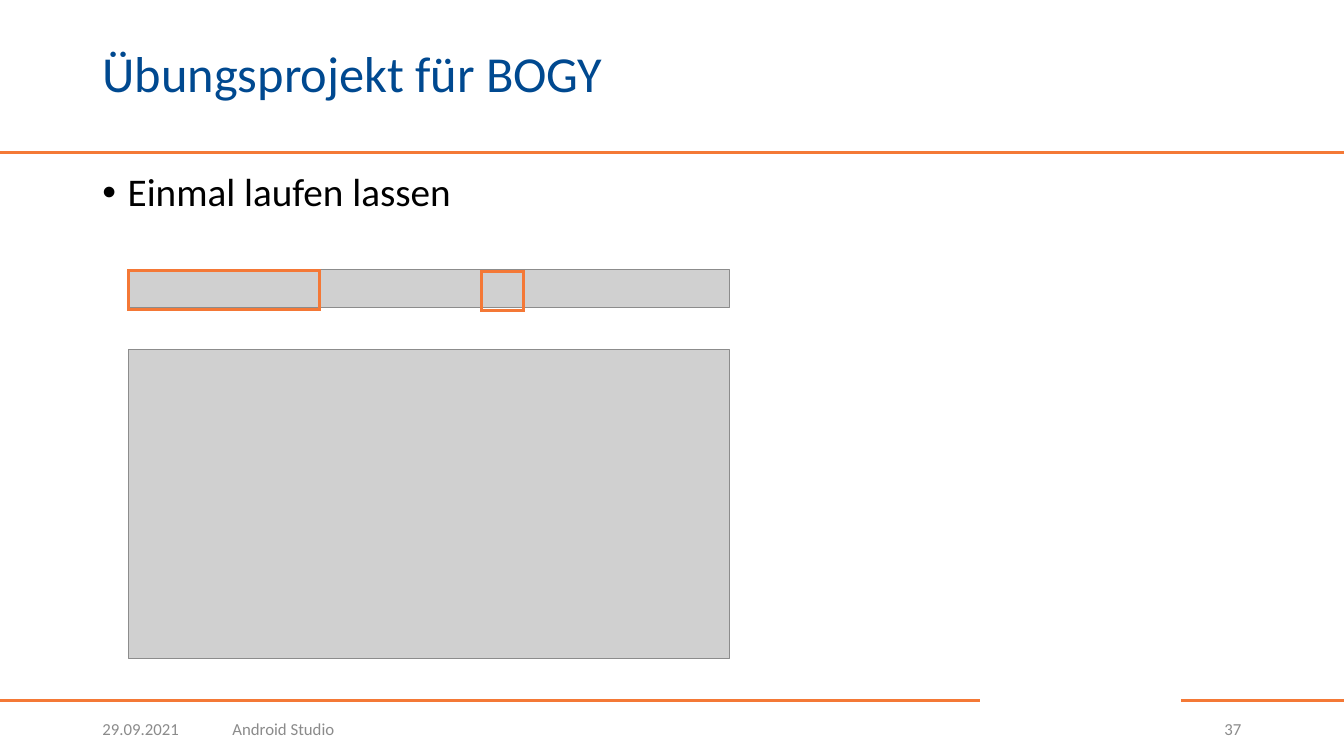
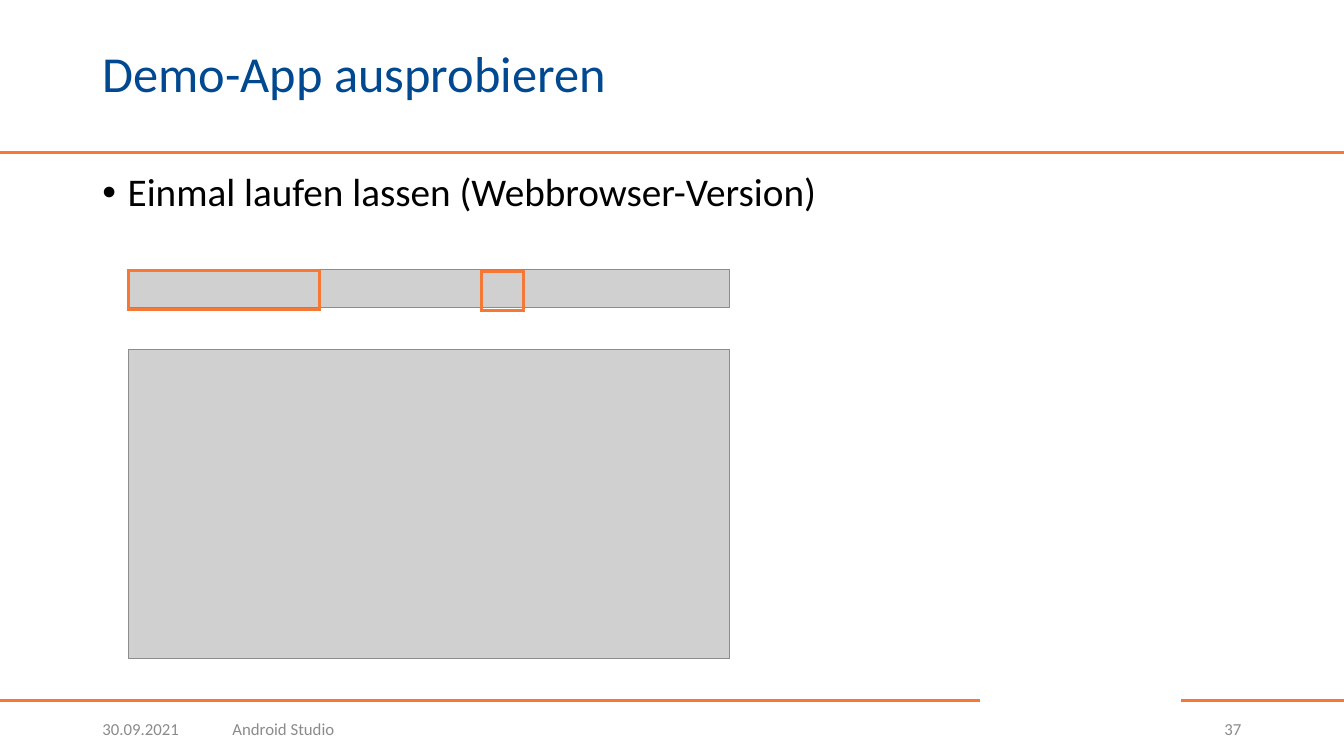
Before and after one commit to BogyMitutoyoCTL/Checklisten-App-2021, a slide deck: slide 37 of AndroidStudio.pptx. Drawn at 1344x756 pixels with LibreOffice and Linux fonts; fonts in the diff are those of the drawing; grey boxes stand for pictures; background and template pictures are left out. Boxes give left, top, right and bottom in pixels: in the first picture for what was removed or moved away, otherwise in the second. Text is boxed around its words. In the diff, an @@ line names an element or a change of style, - is before the commit and + after.

```diff
--- a/AndroidStudio.pptx
+++ b/AndroidStudio.pptx
@@ title at bbox=[102, 57, 606, 100]: text changed @@
-Übungsprojekt für BOGY
+Demo-App ausprobieren
@@ text at bbox=[128, 177, 816, 212]: text changed @@
-• Einmal laufen lassen
+• Einmal laufen lassen (Webbrowser-Version)
@@ text at bbox=[102, 724, 178, 735]: text changed @@
-29.09.2021
+30.09.2021
```
Also in this commit, not shown: 38 other slides changed, 9 slides added, 1 slide removed.
